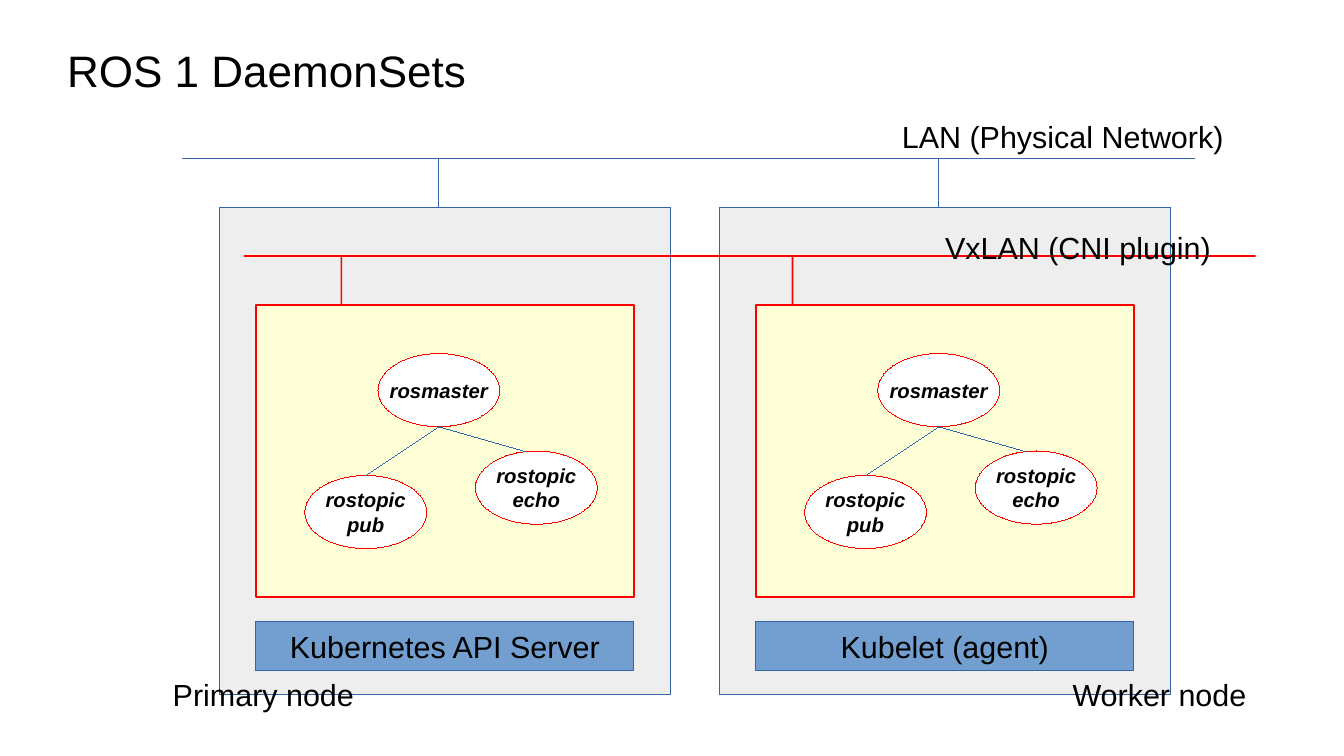
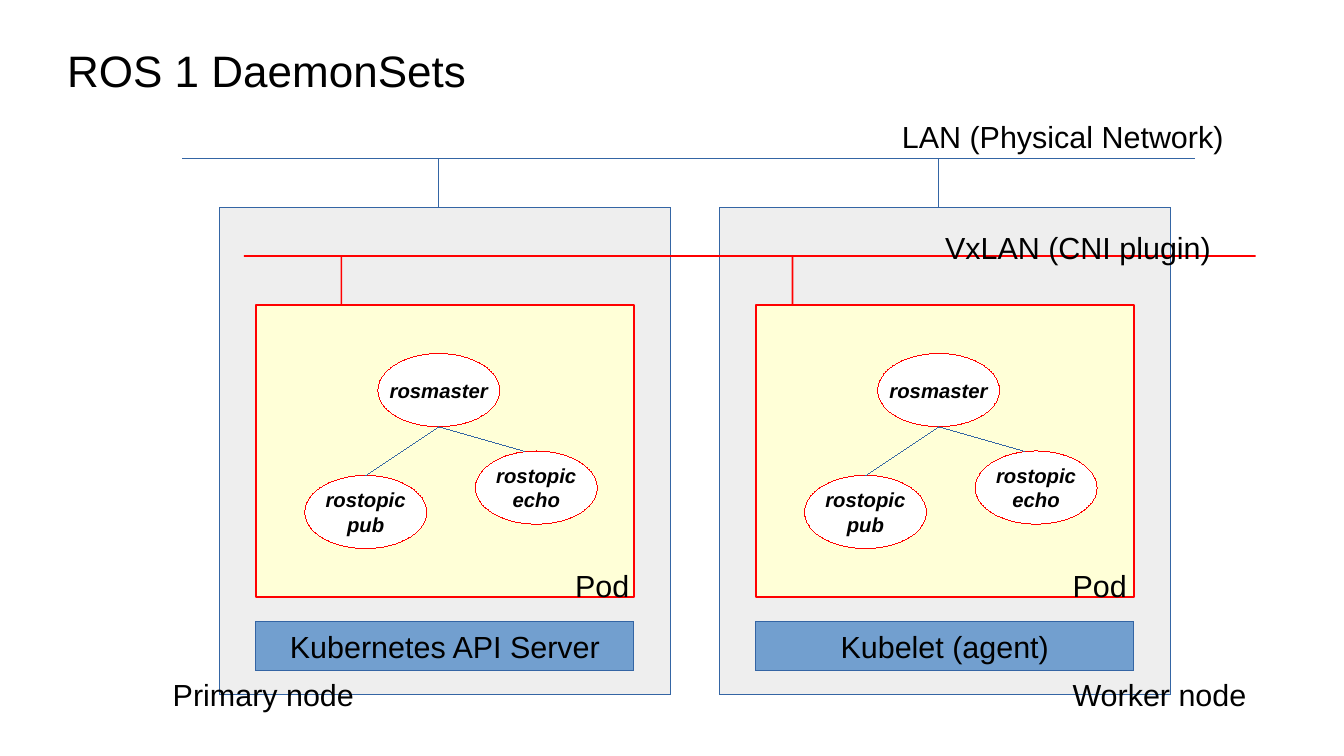
Before and after one commit to fujitatomoya/ros_k8s, a slide deck: slide 1 of images/system_overview.odp. Drawn at 1344x756 pixels with LibreOffice and Linux fonts; fonts in the diff are those of the drawing. Boxes give left, top, right and bottom in pixels: in the first picture for what was removed or moved away, otherwise in the second. Text is boxed around its words. In the diff, an @@ line names an element or a change of style, - is before the commit and + after.

```diff
--- a/images/system_overview.odp
+++ b/images/system_overview.odp
@@ text added at (x1=575, y1=575, x2=629, y2=598), 18 pt, text #000000 @@
+Pod
@@ text added at (x1=1073, y1=575, x2=1127, y2=598), 18 pt, text #000000 @@
+Pod
```
Also in this commit, not shown: 1 slide added, 4 other files.
